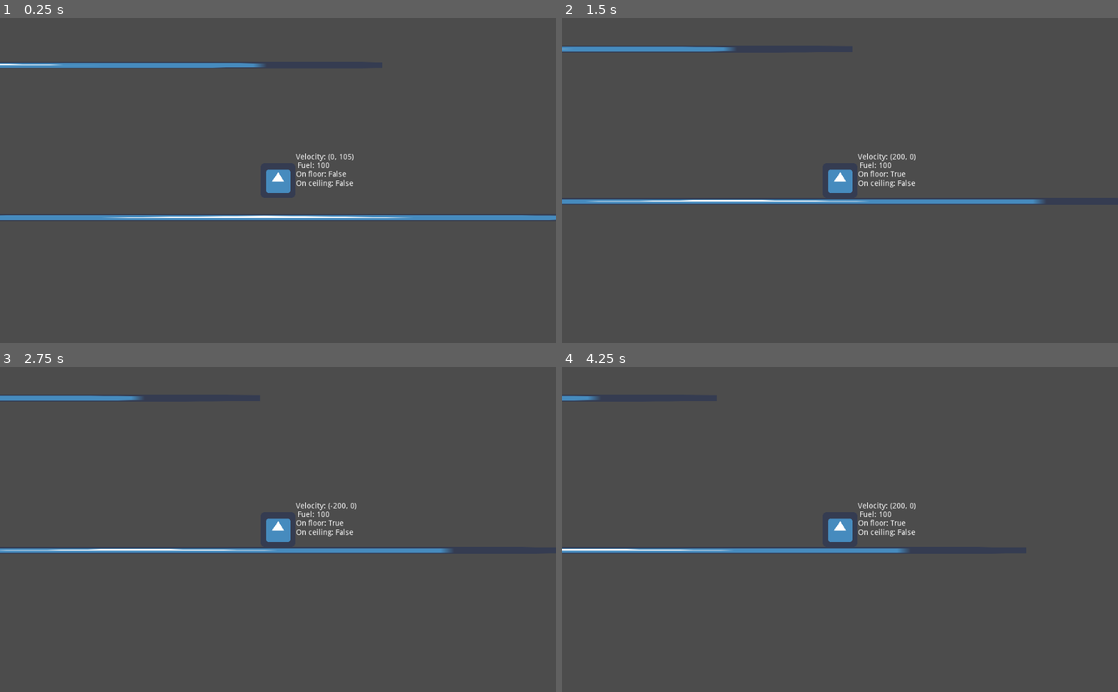
Above: before the commit, frames 1-4 (two rows, left to right).
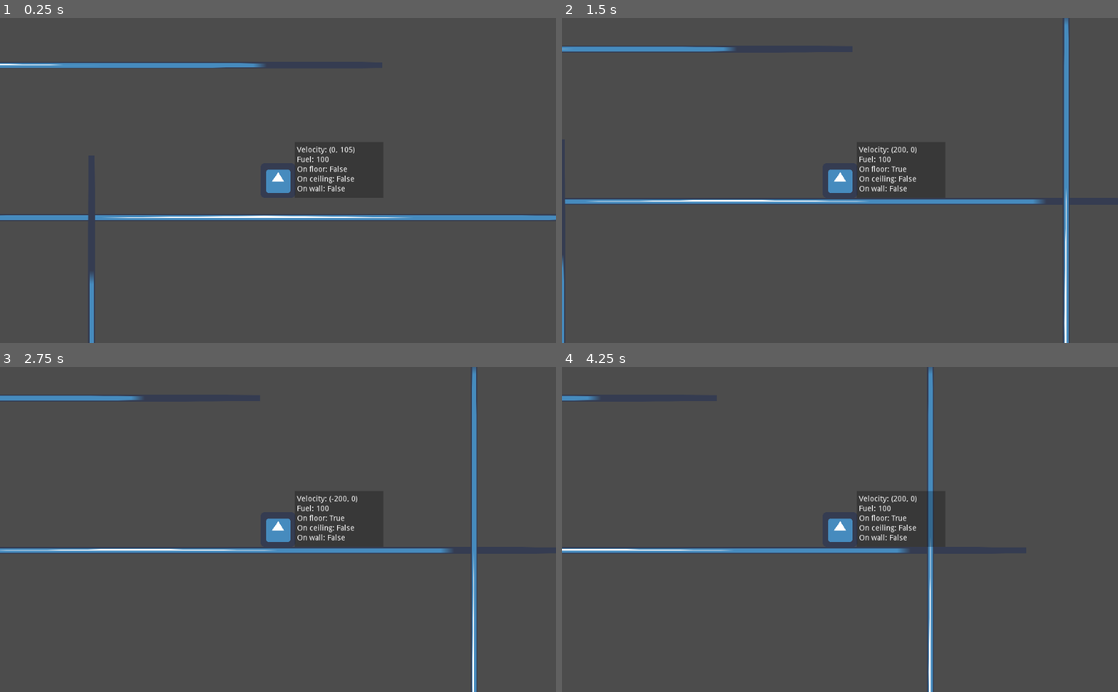
Above: after the commit, the same moments.

Repository: drabekm/Depths
Game: Godot game, scene res://Maps/TestWorld.tscn
Two runs of this game, one before a commit and one after it. Both use one fixed random seed, a clock stepped at 60 frames per second and the inputs below. The engine's default icon, where the game draws it, is replaced by a stand-in: a white triangle on a blue panel in a dark square.
Inputs:
- Up to frame 1 (0.25 s): no input
- Up to frame 2 (1.5 s): hold Right (ui_right) from 0.53 s (still down); tap Up (ui_up) at 0.77 s
- Up to frame 3 (2.75 s): tap Up (ui_up) at 1.52 s; release Right (ui_right) at 2.03 s; hold Left (ui_left) from 2.03 s (still down)
- Up to frame 4 (4.25 s): release Left (ui_left) at 2.78 s; hold Right (ui_right) from 2.78 s (still down); tap Up (ui_up) at 3.02, 3.77 s

The runs differ from the first frame. In frame 1, 0.8% of the frame differs, in the area x 15-64%, y 39-100%; in frame 2, 1.6%; in frame 3, 1.5%; in frame 4, 1.7%, in the area x 53-67%, y 0-100%.

Commit message:
Add walls to test world, change players debug screen

Diff:
--- a/Entities/Player/Player.gd
+++ b/Entities/Player/Player.gd
@@ -19,11 +19,10 @@
 
 func _physics_process(delta):
 	input()
-	movement()
+	_movement()
 
 func input():
 
-	var thurster_power = PlayerData.thurster_power
 	var acceleration = PlayerData.acceleration
 	var max_speed = PlayerData.max_speed
 
@@ -44,7 +43,7 @@
 		else:
 			velocity.x = lerp(velocity.x, 0, SPEED_SLOWDOWN_AIR)
 
-func movement():
+func _movement():
 	velocity.y = velocity.y + GRAVITY_ACC
 	velocity = move_and_slide(velocity, Vector2(0,-1))
 
@@ -56,8 +55,10 @@
 func _kill_vertical_velocity():
 	velocity.y = 0
 
+
 func update_debug_labels():
-	get_node("DEBUG/velocity").text = "Velocity: " + str(velocity)
-	get_node("DEBUG/fuel").text = "Fuel: " + str(PlayerData.fuel)
-	get_node("DEBUG/on_floor").text = "On floor: " + str(is_on_floor())
-	get_node("DEBUG/on_ceiling").text = "On ceiling: " + str(self.is_on_ceiling())
+	get_node("DEBUG/labels/velocity").text = "Velocity: " + str(velocity)
+	get_node("DEBUG/labels/fuel").text = "Fuel: " + str(PlayerData.fuel)
+	get_node("DEBUG/labels/on_floor").text = "On floor: " + str(is_on_floor())
+	get_node("DEBUG/labels/on_ceiling").text = "On ceiling: " + str(is_on_ceiling())
+	get_node("DEBUG/labels/on_wall").text = "On wall: " + str(is_on_wall())
--- a/Entities/Player/Player.tscn
+++ b/Entities/Player/Player.tscn
@@ -15,61 +15,75 @@
 [node name="CollisionShape2D" type="CollisionShape2D" parent="."]
 shape = SubResource( 1 )
 
-[node name="DEBUG" type="Node2D" parent="."]
-
-[node name="velocity" type="Label" parent="DEBUG"]
-margin_left = 33.321
-margin_top = -50.1862
-margin_right = 73.321
-margin_bottom = -36.1862
+[node name="DEBUG" type="Control" parent="."]
 __meta__ = {
 "_edit_use_anchors_": false
 }
 
-[node name="fuel" type="Label" parent="DEBUG"]
-margin_left = 36.4832
-margin_top = -33.5845
-margin_right = 76.4832
-margin_bottom = -19.5845
+[node name="ColorRect" type="ColorRect" parent="DEBUG"]
+margin_left = 31.0
+margin_top = -71.0
+margin_right = 194.0
+margin_bottom = 32.0
+color = Color( 0, 0, 0, 0.254902 )
 __meta__ = {
 "_edit_use_anchors_": false
 }
 
-[node name="on_floor" type="Label" parent="DEBUG"]
-margin_left = 32.7939
-margin_top = -17.7733
-margin_right = 72.7939
-margin_bottom = -3.77326
+[node name="labels" type="VBoxContainer" parent="DEBUG"]
+margin_left = 35.0
+margin_top = -63.0
+margin_right = 93.0
+margin_bottom = 41.0
 __meta__ = {
 "_edit_use_anchors_": false
 }
 
-[node name="on_ceiling" type="Label" parent="DEBUG"]
-margin_left = 33.0574
-margin_top = -1.1715
-margin_right = 73.0574
-margin_bottom = 12.8285
+[node name="velocity" type="Label" parent="DEBUG/labels"]
+margin_right = 58.0
+margin_bottom = 14.0
+text = "velocity"
 __meta__ = {
 "_edit_use_anchors_": false
 }
 
-[node name="left_wall" type="Label" parent="DEBUG"]
-margin_left = 35.1656
-margin_top = 37.8295
-margin_right = 75.1656
-margin_bottom = 51.8295
+[node name="fuel" type="Label" parent="DEBUG/labels"]
+margin_top = 18.0
+margin_right = 58.0
+margin_bottom = 32.0
+text = "fuel"
 __meta__ = {
 "_edit_use_anchors_": false
 }
 
-[node name="right_wall" type="Label" parent="DEBUG"]
-margin_left = 33.321
-margin_top = 18.329
-margin_right = 73.321
-margin_bottom = 32.329
+[node name="on_floor" type="Label" parent="DEBUG/labels"]
+margin_top = 36.0
+margin_right = 58.0
+margin_bottom = 50.0
+text = "floor"
+__meta__ = {
+"_edit_use_anchors_": false
+}
+
+[node name="on_ceiling" type="Label" parent="DEBUG/labels"]
+margin_top = 54.0
+margin_right = 58.0
+margin_bottom = 68.0
+text = "ceiling"
+__meta__ = {
+"_edit_use_anchors_": false
+}
+
+[node name="on_wall" type="Label" parent="DEBUG/labels"]
+margin_top = 72.0
+margin_right = 58.0
+margin_bottom = 86.0
+text = "left wall"
 __meta__ = {
 "_edit_use_anchors_": false
 }
 
 [node name="Camera2D" type="Camera2D" parent="."]
 current = true
+
+[node name="RayCast2D" type="RayCast2D" parent="."]
--- a/Maps/TestWorld.tscn
+++ b/Maps/TestWorld.tscn
@@ -23,6 +23,40 @@
 "_edit_lock_": true
 }
 
+[node name="left_wall" type="StaticBody2D" parent="."]
+position = Vector2( -305.566, 685.234 )
+rotation = -1.5708
+
+[node name="Sprite" type="Sprite" parent="left_wall"]
+scale = Vector2( 25, 0.2 )
+texture = ExtResource( 2 )
+__meta__ = {
+"_edit_lock_": true
+}
+
+[node name="CollisionShape2D" type="CollisionShape2D" parent="left_wall"]
+shape = SubResource( 1 )
+__meta__ = {
+"_edit_lock_": true
+}
+
+[node name="right_wall" type="StaticBody2D" parent="."]
+position = Vector2( 623.639, 237.19 )
+rotation = -1.5708
+
+[node name="Sprite" type="Sprite" parent="right_wall"]
+scale = Vector2( 25, 0.2 )
+texture = ExtResource( 2 )
+__meta__ = {
+"_edit_lock_": true
+}
+
+[node name="CollisionShape2D" type="CollisionShape2D" parent="right_wall"]
+shape = SubResource( 1 )
+__meta__ = {
+"_edit_lock_": true
+}
+
 [node name="ceiling" type="StaticBody2D" parent="."]
 position = Vector2( -569.99, -281.294 )
 
Not shown, changed: README.md
